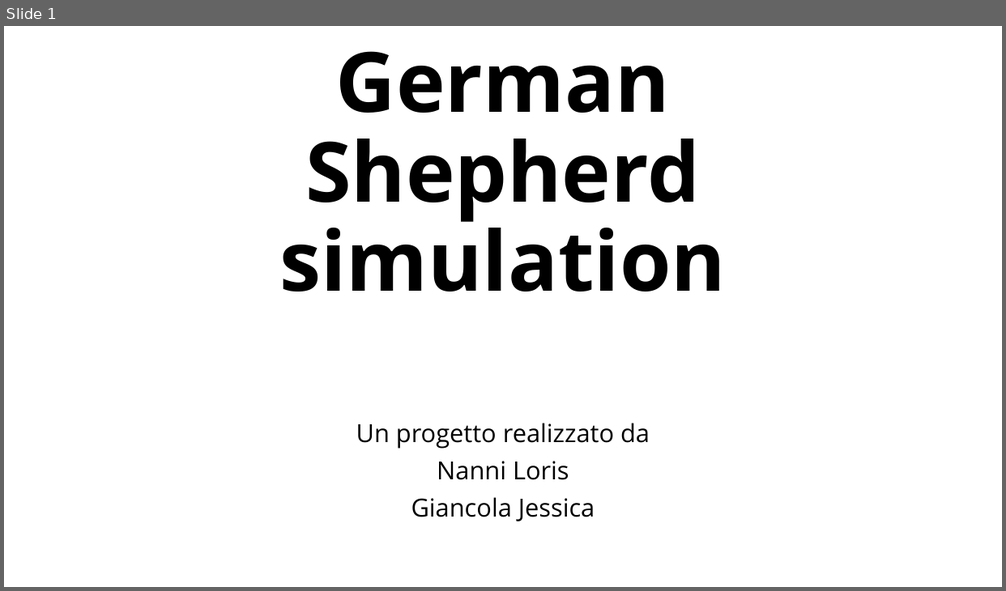
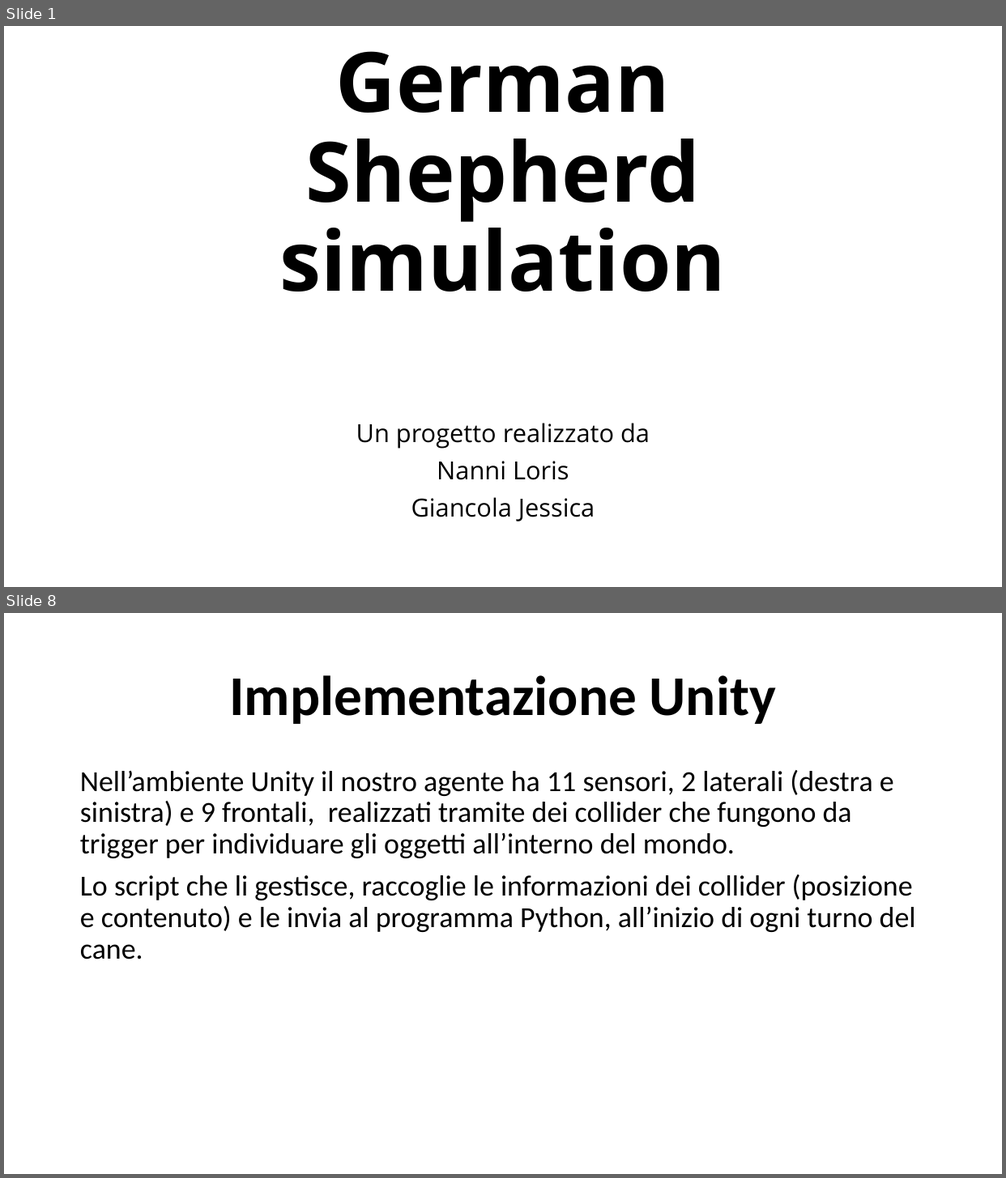
Before and after one commit to LorisNanni91/ProgettoRobotica, a slide deck: Presentazione progetto.pptx. Shown one above the other, each under a label of ours: slide 1 before the commit, slides 1 and 8 after it; the slides between them are not shown. The pictures are 1006x591 and 1006x1178 pixels, drawn with LibreOffice and Linux fonts; fonts in the diff are those of the drawing. Boxes give left, top, right and bottom in pixels: in the first picture for what was removed or moved away, otherwise in the second. Text is boxed around its words. In the diff, an @@ line names an element or a change of style, - is before the commit and + after.

```diff
--- a/Presentazione progetto.pptx
+++ b/Presentazione progetto.pptx
@@ slide 8 added at bbox=[4, 613, 1002, 1174], background #FFFFFF @@
@@ title added at bbox=[229, 675, 776, 724], 54 pt, text #000000, bold @@
+Implementazione Unity
@@ text added at bbox=[80, 770, 916, 960], 28 pt, text #000000 @@
+Nell’ambiente Unity il nostro agente ha 11 sensori, 2 laterali (destra e sinistra) e 9 frontali, realizzati tramite dei collider che fungono da trigger per individuare gli oggetti all’interno del mondo.
+Lo script che li gestisce, raccoglie le informazioni dei collider (posizione e contenuto) e le invia al programma Python, all’inizio di ogni turno del cane.
```
Also in this commit, not shown: 1 slide changed, 11 other slides added, 1 slide removed, 54 other files.
